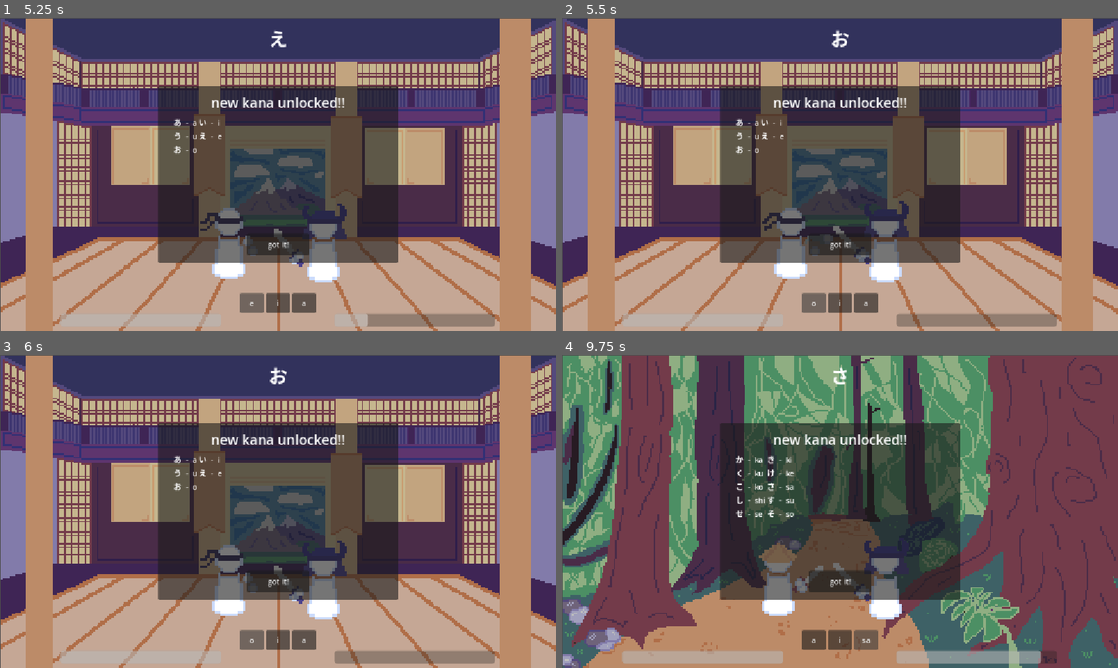
Above: before the commit, frames 1-4 (two rows, left to right).
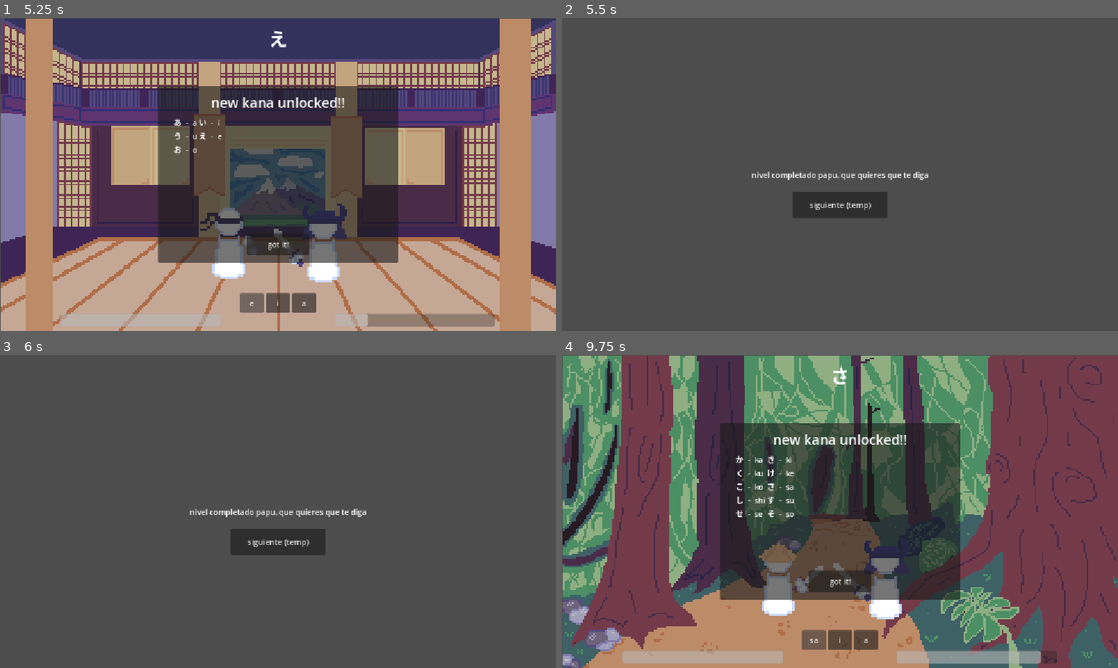
Above: after the commit, the same moments.

Repository: itsbeesfan/kana-warrior
Game: Godot game, scene res://scenes/startScreen.tscn
Same seed, same stepped clock (60 frames per second), same inputs: the game is played once before the commit and once after it.
Inputs (mouse positions are in pixels of both pictures, inside the frame that each line leads up to):
- Up to frame 1 (5.25 s): click "Start Game" at 0.5 s; click (105, 108) at 1.25 s; click (250, 302) at 2 s; click "a" at 2.75 s; click "u" at 3.5 s; click "i" at 4.25 s; click "e" at 5 s
- Up to frame 2 (5.5 s): no input
- Up to frame 3 (6 s): click (250, 639) at 5.75 s, where only the run before the commit has a clickable "o"
- Up to frame 4 (9.75 s): tap Enter at 6.5 s; hold Right 6.53-7.25 s; tap Alt at 6.6 s; click "siguiente (temp)" at 7.25 s; click (840, 445) at 8 s; click (840, 639) at 8.75 s; click "sa" at 9.5 s

Frame 1 is identical in both runs. In frame 2, 88% of the frame differs, in the area x 0-100%, y 0-100%; in frame 3, 88%; in frame 4, less than 0.1%.

Commit message:
updated level completion logic
so level now only ends when samurai health <= 0

Diff:
--- a/kana-warrior/scripts/quiz.gd
+++ b/kana-warrior/scripts/quiz.gd
@@ -23,6 +23,8 @@
 var remaining_kana: Array = []
 signal player_damaged(amount)
 
+
+
 func load_background(path):
 	if path == "":
 		return
@@ -30,6 +32,7 @@
 	$Background.texture = tex
 
 func _ready():
+	sensei.defeated.connect(_on_sensei_defeated)
 	hiragana = Global.selected_kana_set
 	load_background(Global.selected_background)
 	total_rounds = Global.selected_rounds
@@ -51,6 +54,9 @@
 
 	# connect the info panel thing
 	player_panel.got_it_pressed.connect(_on_kana_preview_done)
+
+func _on_sensei_defeated():
+	level_complete()
 
 func _on_kana_preview_done():
 	player_panel.hide()
@@ -118,11 +124,6 @@
 
 func new_round():
 	current_rounds += 1
-
-	if current_rounds > total_rounds:
-		level_complete()
-		return
-
 	new_question()
 
 func level_complete():
--- a/kana-warrior/scripts/sensei.gd
+++ b/kana-warrior/scripts/sensei.gd
@@ -2,6 +2,7 @@
 
 @onready var sprite := $Sprite
 @onready var health_bar := $HealthBar
+signal defeated
 
 var max_health := 1
 var current_health := 1
@@ -19,6 +20,9 @@
 	current_health -= amount
 	health_bar.value = current_health
 
+	if current_health <= 0:
+		emit_signal("defeated")
+
 func health_setup(max_hp: int):
 	max_health = max_hp
 	current_health = max_hp
Not shown, changed: .DS_Store
Not shown, changed: kana-warrior/.DS_Store
